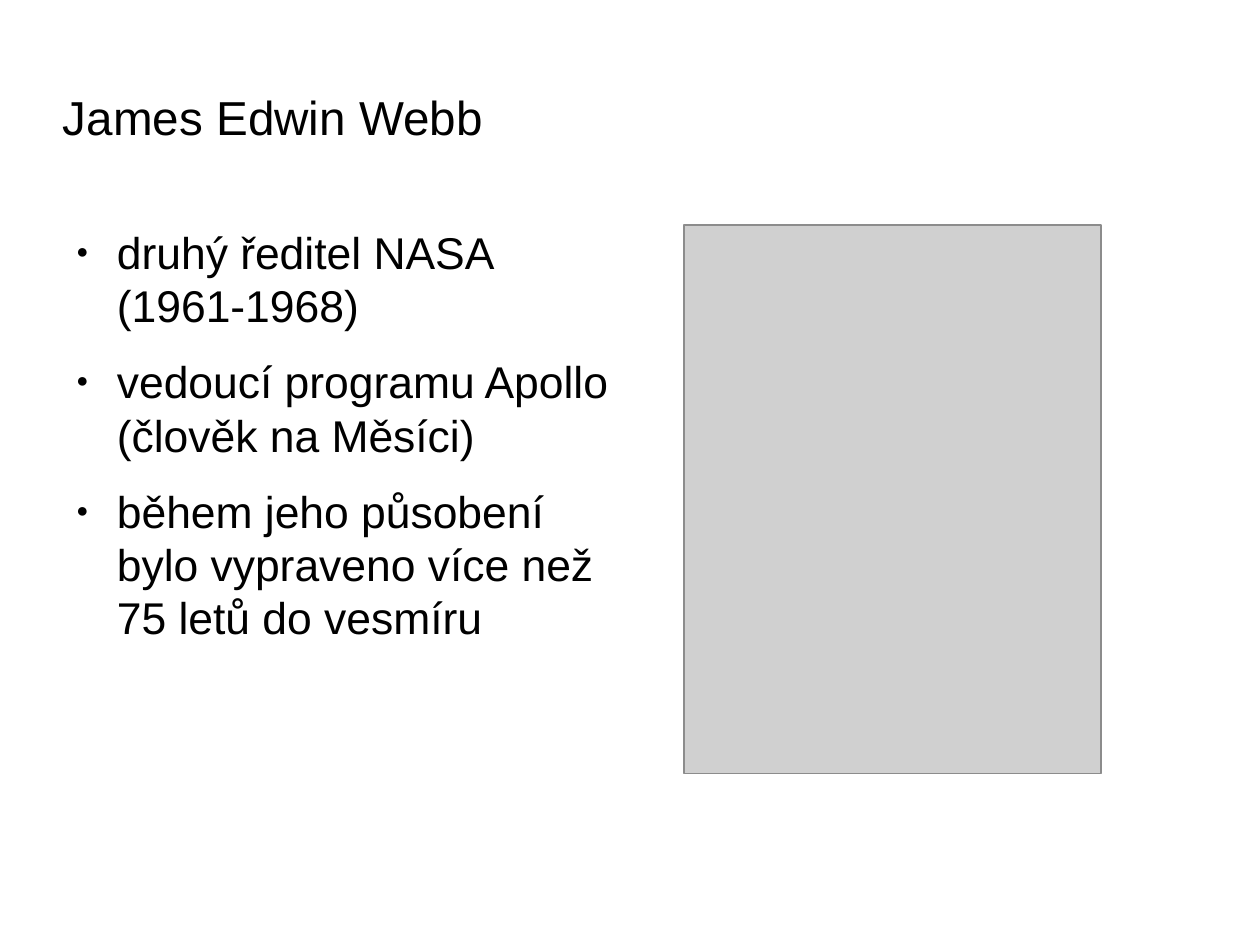
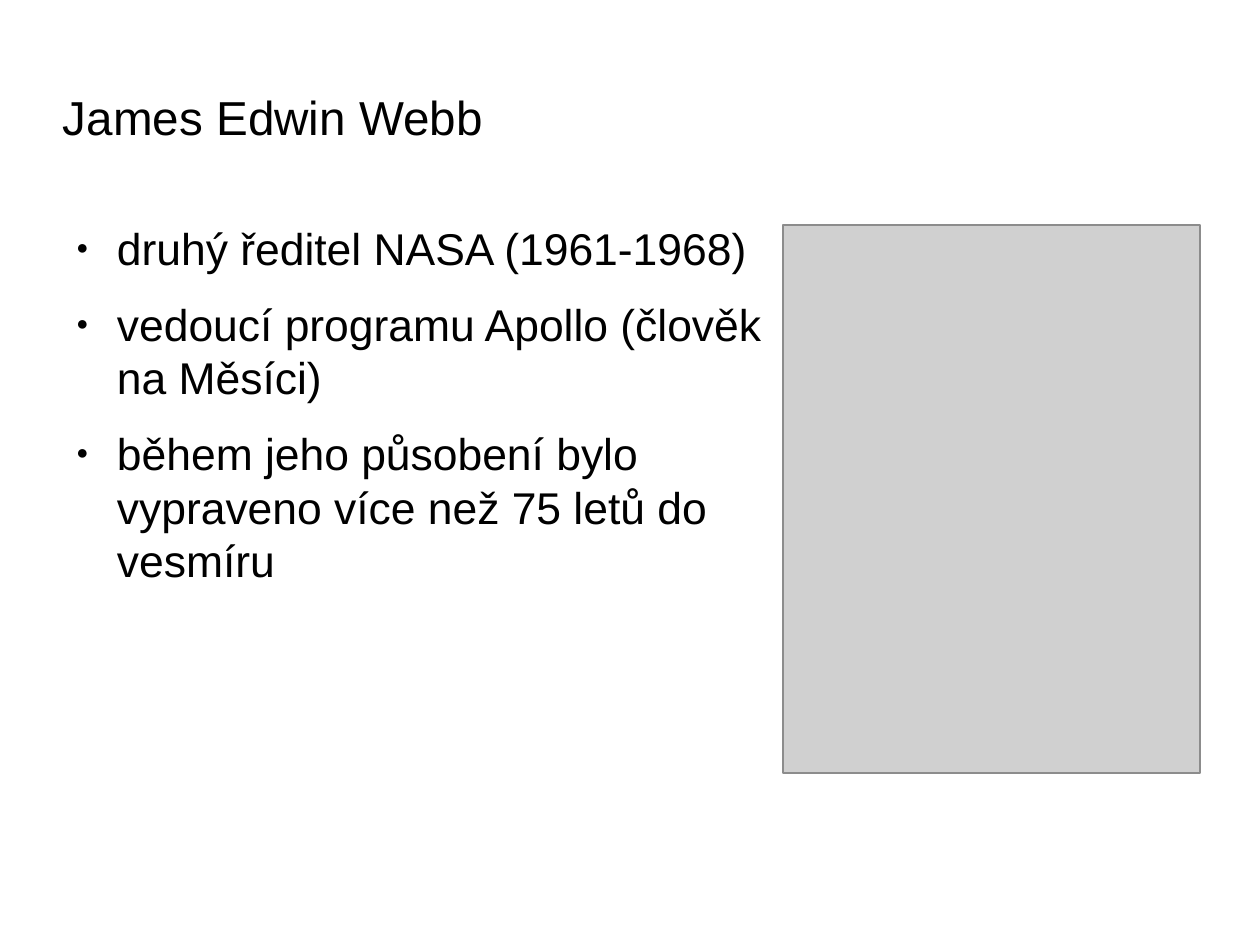
Before and after one commit to fast4shoot/FYO2015, a slide deck: slide 14 of slides/slides.odp (slide 12 before the commit). Drawn at 1260x945 pixels with LibreOffice and Linux fonts; fonts in the diff are those of the drawing; grey boxes stand for pictures; background and template pictures are left out. Boxes give left, top, right and bottom in pixels: in the first picture for what was removed or moved away, otherwise in the second. Text is boxed around its words. In the diff, an @@ line names an element or a change of style, - is before the commit and + after.

```diff
--- a/slides/slides.odp
+++ b/slides/slides.odp
@@ text "druhý ředitel NASA (1961-1968)" rewrapped from (117, 236, 608, 635) to (117, 232, 761, 578) @@
@@ picture: place and size @@
-picture at (684, 225, 1101, 773)
+picture at (783, 225, 1201, 773)
```
Also in this commit, not shown: 10 other slides changed, 6 slides added, 4 slides removed, 2 other files.
